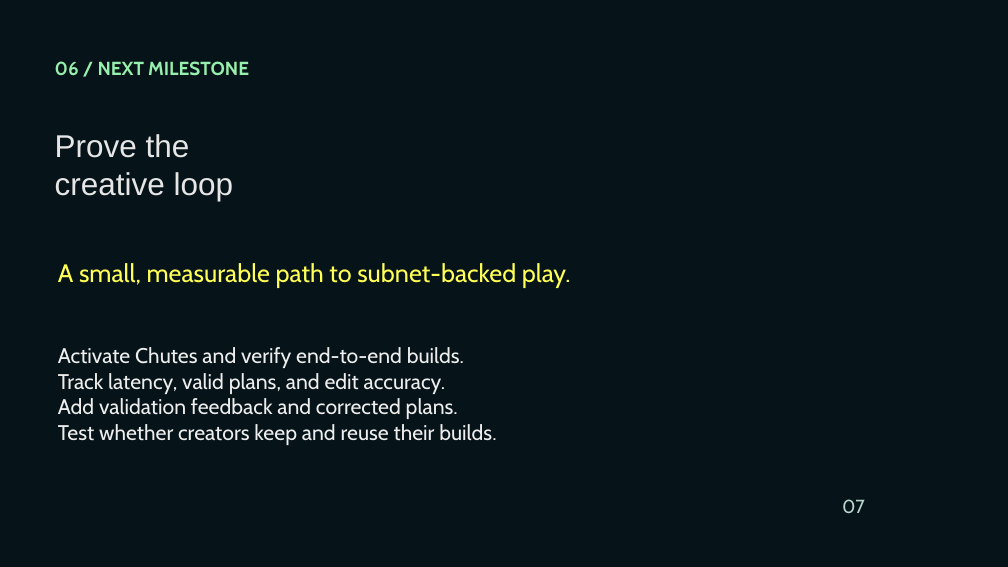
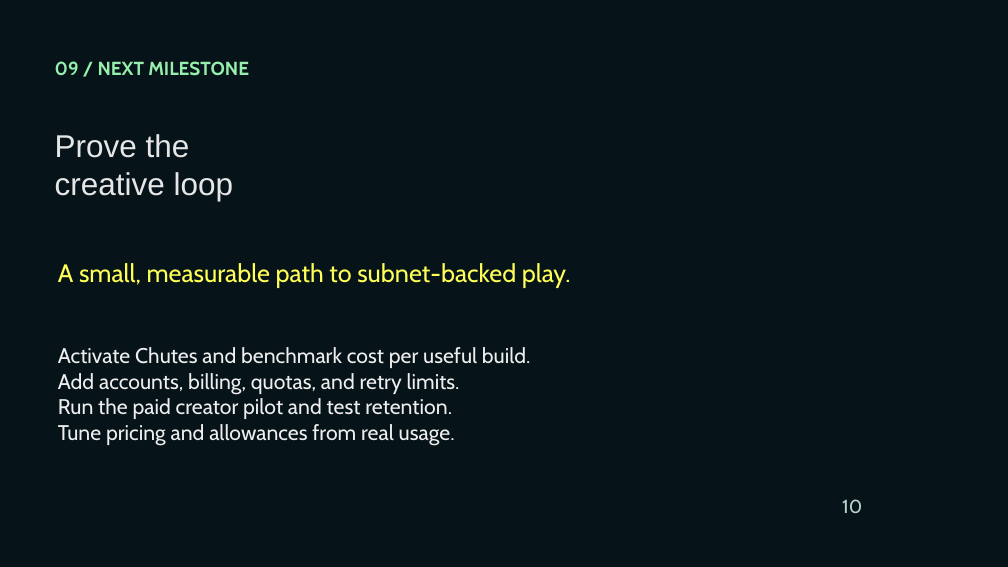
Before and after one commit to Nakshatra05/tensorcraft-bittensor, a slide deck: slide 10 of presentation/TensorCraft-Bittensor-Pitch.pptx (slide 7 before the commit). Drawn at 1008x567 pixels with LibreOffice and Linux fonts; fonts in the diff are those of the drawing; background and template pictures are left out. Boxes give left, top, right and bottom in pixels: in the first picture for what was removed or moved away, otherwise in the second. Text is boxed around its words. In the diff, an @@ line names an element or a change of style, - is before the commit and + after.

Commit message:
Add proposed business model and creator pilot to pitch

```diff
--- a/presentation/TensorCraft-Bittensor-Pitch.pptx
+++ b/presentation/TensorCraft-Bittensor-Pitch.pptx
@@ text at (55, 61, 249, 76): text changed @@
-06 / NEXT MILESTONE
+09 / NEXT MILESTONE
@@ text at (58, 347, 530, 446): text changed @@
-Activate Chutes and verify end-to-end builds.
-Track latency, valid plans, and edit accuracy.
-Add validation feedback and corrected plans.
-Test whether creators keep and reuse their builds.
+Activate Chutes and benchmark cost per useful build.
+Add accounts, billing, quotas, and retry limits.
+Run the paid creator pilot and test retention.
+Tune pricing and allowances from real usage.
@@ text at (842, 499, 862, 514): text changed @@
-07
+10
```
Also in this commit, not shown: 1 other slide changed, 3 slides added.
